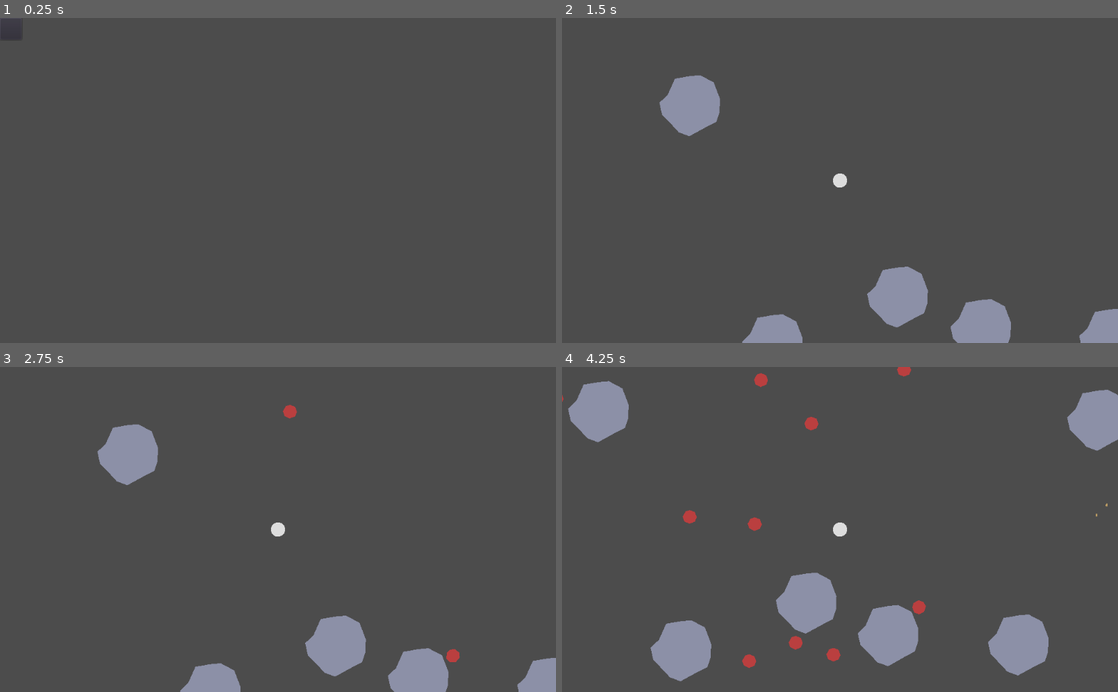
Above: before the commit, frames 1-4 (two rows, left to right).
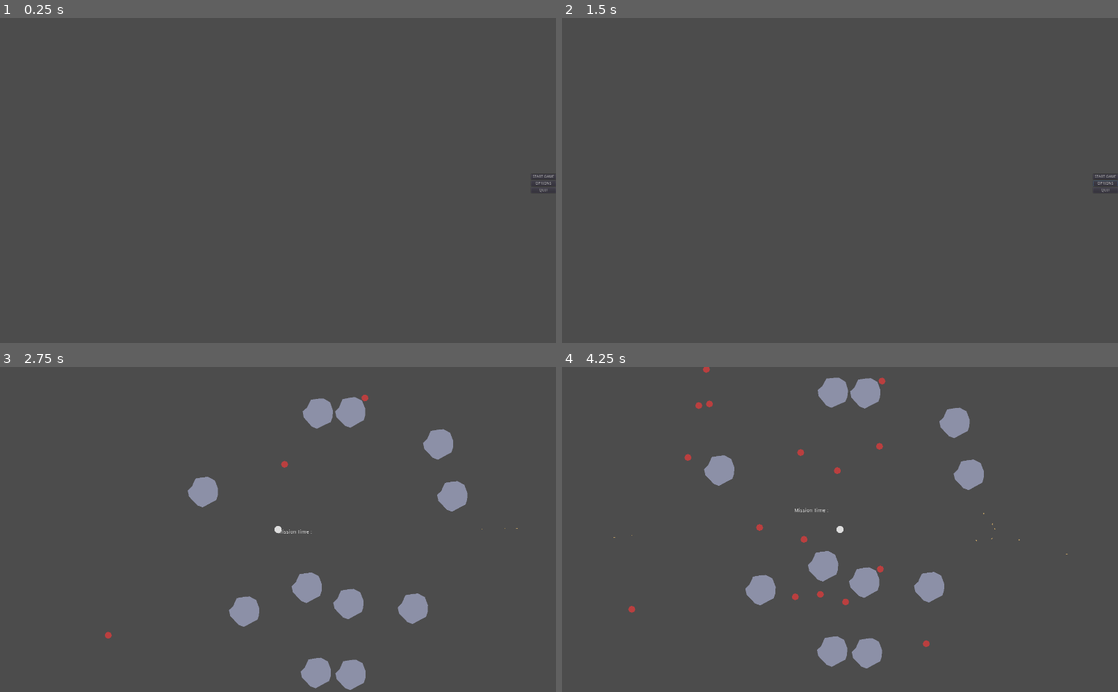
Above: after the commit, the same moments.

Repository: JeanShark-dev/godot-rock-survival
Game: Godot game, scene res://Main.tscn
Same seed, same stepped clock (60 frames per second), same inputs: the game is played once before the commit and once after it.
Inputs (mouse positions are in pixels of both pictures, inside the frame that each line leads up to):
- Up to frame 1 (0.25 s): no input
- Up to frame 2 (1.5 s): click (1106, 183) at 0.5 s, where only the run after the commit has a clickable "OPTIONS"; click (573, 27) at 1.27 s
- Up to frame 3 (2.75 s): click (544, 526) at 2 s, where only the run after the commit has a clickable "START GAME"
- Up to frame 4 (4.25 s): move the mouse to (962, 513) at 2.77 s; press the mouse at (962, 513) at 2.78 s; hold D (gp_right) 2.78-3.53 s; move the mouse to (728, 545) at 3.52 s; release the mouse at (728, 545) at 3.53 s; hold S (gp_down) from 3.53 s (still down); click (728, 545) at 3.6 s

The runs differ from the first frame. In frame 1, less than 0.1% of the frame differs, in the area x 0-100%, y 6-54%; in frame 2, 5.6%; in frame 3, 9.5%; in frame 4, 13%, in the area x 0-100%, y 0-97%.

Commit message:
started work on main menu and UI
added simple main menu
tried adding gameplay UI
    (þe UI does not move wiþ þe player)

Diff:
--- a/9mm.gd
+++ b/9mm.gd
@@ -24,3 +24,7 @@
 	$"9mmHitbox".disabled = true
 	get_node("Deaþtimer").start()
 	get_node("9mmTrail").emitting = false
+
+
+func _on_Timer_timeout():
+	$"Deaþtimer".start()
--- a/9mm.tscn
+++ b/9mm.tscn
@@ -65,7 +65,13 @@
 wait_time = 0.01
 one_shot = true
 autostart = true
+
+[node name="Timer" type="Timer" parent="."]
+wait_time = 20.0
+one_shot = true
+autostart = true
 [connection signal="body_entered" from="." to="." method="_on_9mm_body_entered"]
 [connection signal="body_shape_entered" from="." to="." method="_on_9mm_body_shape_entered"]
 [connection signal="timeout" from="Deaþtimer" to="." method="_on_Deatimer_timeout"]
 [connection signal="timeout" from="BarrelTimer" to="." method="_on_BarrelTimer_timeout"]
+[connection signal="timeout" from="Timer" to="." method="_on_Timer_timeout"]
--- /dev/null
+++ b/GameUI.tscn
@@ -0,0 +1,13 @@
+[gd_scene format=2]
+
+[node name="GameUI" type="Control"]
+anchor_right = 1.0
+anchor_bottom = 1.0
+__meta__ = {
+"_edit_use_anchors_": false
+}
+
+[node name="Label" type="Label" parent="."]
+margin_right = 40.0
+margin_bottom = 14.0
+text = "Mission Time : "
--- a/Main.gd
+++ b/Main.gd
@@ -1,4 +1,4 @@
-extends Node2D
+extends Node
 
 
 # Declare member variables here. Examples:
@@ -6,10 +6,14 @@
 var spawnBucket
 var spawnThreshhold = 100
 var spawnBucketMax = 1000
+var missionTime = 0
 
 
 # Called when the node enters the scene tree for the first time.
 func _ready():
+	pass
+
+func _process(delta):
 	pass
 
 func startGame():
@@ -39,6 +43,7 @@
 		i -= 1
 
 func _on_SpawnTimer_timeout():
+	missionTime += 0.5
 	spawnBucket += 10
 	if spawnBucket >= spawnThreshhold:
 		spawnEnemy(rand_range(1, 10))
@@ -46,7 +51,16 @@
 func _on_EnemyRBody_dead(value):
 	spawnBucket += value
 
+func _on_MainMenu_GameStart():
+	startGame()
+	$UIContainer/MainMenu.hide()
+	$UIContainer/GameUI.show()
 
-func _on_Button_pressed():
-	startGame()
-	$UIContainer/HSplitContainer/StartGameButton.hide()
+
+func _on_MainMenu_QuitGame():
+	get_tree().quit()
+
+
+func _on_MissionTimer_timeout():
+	missionTime += 1
+	print(missionTime)
--- a/Main.tscn
+++ b/Main.tscn
@@ -1,8 +1,10 @@
-[gd_scene load_steps=2 format=2]
+[gd_scene load_steps=4 format=2]
 
+[ext_resource path="res://MainMenu.tscn" type="PackedScene" id=1]
+[ext_resource path="res://GameUI.tscn" type="PackedScene" id=2]
 [ext_resource path="res://Main.gd" type="Script" id=4]
 
-[node name="Main" type="Node2D"]
+[node name="Main" type="Node"]
 script = ExtResource( 4 )
 
 [node name="WorldContainer" type="Node2D" parent="."]
@@ -13,21 +15,16 @@
 wait_time = 0.5
 
 [node name="UIContainer" type="Control" parent="."]
-margin_right = 40.0
-margin_bottom = 40.0
+anchor_right = 1.0
+anchor_bottom = 1.0
 __meta__ = {
 "_edit_use_anchors_": false
 }
 
-[node name="HSplitContainer" type="HSplitContainer" parent="UIContainer"]
-margin_right = 40.0
-margin_bottom = 40.0
-__meta__ = {
-"_edit_use_anchors_": false
-}
+[node name="MainMenu" parent="UIContainer" instance=ExtResource( 1 )]
 
-[node name="StartGameButton" type="Button" parent="UIContainer/HSplitContainer"]
-margin_right = 40.0
-margin_bottom = 40.0
+[node name="GameUI" parent="UIContainer" instance=ExtResource( 2 )]
+visible = false
 [connection signal="timeout" from="SpawnTimer" to="." method="_on_SpawnTimer_timeout"]
-[connection signal="pressed" from="UIContainer/HSplitContainer/StartGameButton" to="." method="_on_Button_pressed"]
+[connection signal="GameStart" from="UIContainer/MainMenu" to="." method="_on_MainMenu_GameStart"]
+[connection signal="QuitGame" from="UIContainer/MainMenu" to="." method="_on_MainMenu_QuitGame"]
--- /dev/null
+++ b/MainMenu.gd
@@ -0,0 +1,17 @@
+extends Control
+
+
+signal GameStart()
+signal OptionsStart()
+signal QuitGame()
+
+func _on_GameStartButton_button_down():
+	emit_signal("GameStart")
+
+
+func _on_OptionsButton_button_down():
+	emit_signal("OptionsStart")
+
+
+func _on_QuitButton_button_down():
+	emit_signal("QuitGame")
--- /dev/null
+++ b/MainMenu.tscn
@@ -0,0 +1,49 @@
+[gd_scene load_steps=3 format=2]
+
+[ext_resource path="res://MainMenu.gd" type="Script" id=1]
+
+[sub_resource type="Theme" id=1]
+
+[node name="MainMenu" type="Control"]
+anchor_right = 1.0
+anchor_bottom = 1.0
+script = ExtResource( 1 )
+__meta__ = {
+"_edit_use_anchors_": false
+}
+
+[node name="VBoxContainer" type="VBoxContainer" parent="."]
+anchor_left = 1.0
+anchor_top = 0.5
+anchor_right = 1.0
+anchor_bottom = 0.5
+margin_left = -92.0
+margin_top = -24.0
+margin_bottom = 46.0
+custom_constants/separation = 5
+__meta__ = {
+"_edit_use_anchors_": false
+}
+
+[node name="GameStartButton" type="Button" parent="VBoxContainer"]
+margin_right = 92.0
+margin_bottom = 20.0
+theme = SubResource( 1 )
+text = "START GAME"
+
+[node name="OptionsButton" type="Button" parent="VBoxContainer"]
+margin_top = 25.0
+margin_right = 92.0
+margin_bottom = 45.0
+theme = SubResource( 1 )
+text = "OPTIONS"
+
+[node name="QuitButton" type="Button" parent="VBoxContainer"]
+margin_top = 50.0
+margin_right = 92.0
+margin_bottom = 70.0
+theme = SubResource( 1 )
+text = "QUIT"
+[connection signal="button_down" from="VBoxContainer/GameStartButton" to="." method="_on_GameStartButton_button_down"]
+[connection signal="button_down" from="VBoxContainer/OptionsButton" to="." method="_on_OptionsButton_button_down"]
+[connection signal="button_down" from="VBoxContainer/QuitButton" to="." method="_on_QuitButton_button_down"]
--- a/project.godot
+++ b/project.godot
@@ -17,6 +17,11 @@
 
 config/name="GDTest"
 run/main_scene="res://Main.tscn"
+
+[display]
+
+window/size/width=2048
+window/size/height=1200
 
 [input]
 
